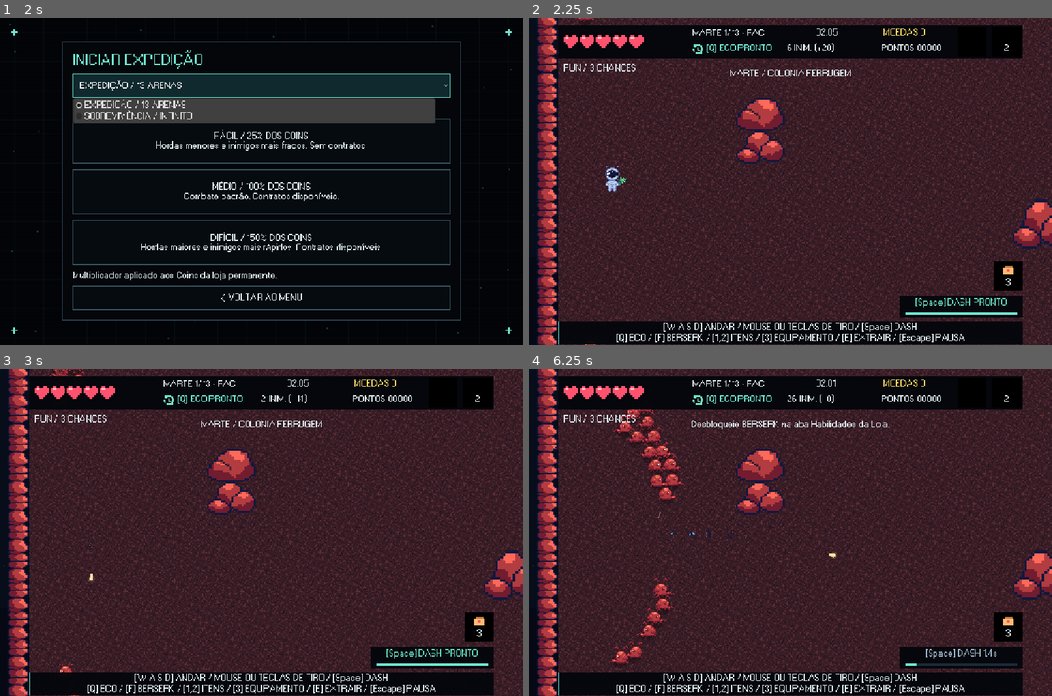
Above: before the commit, frames 1-4 (two rows, left to right).
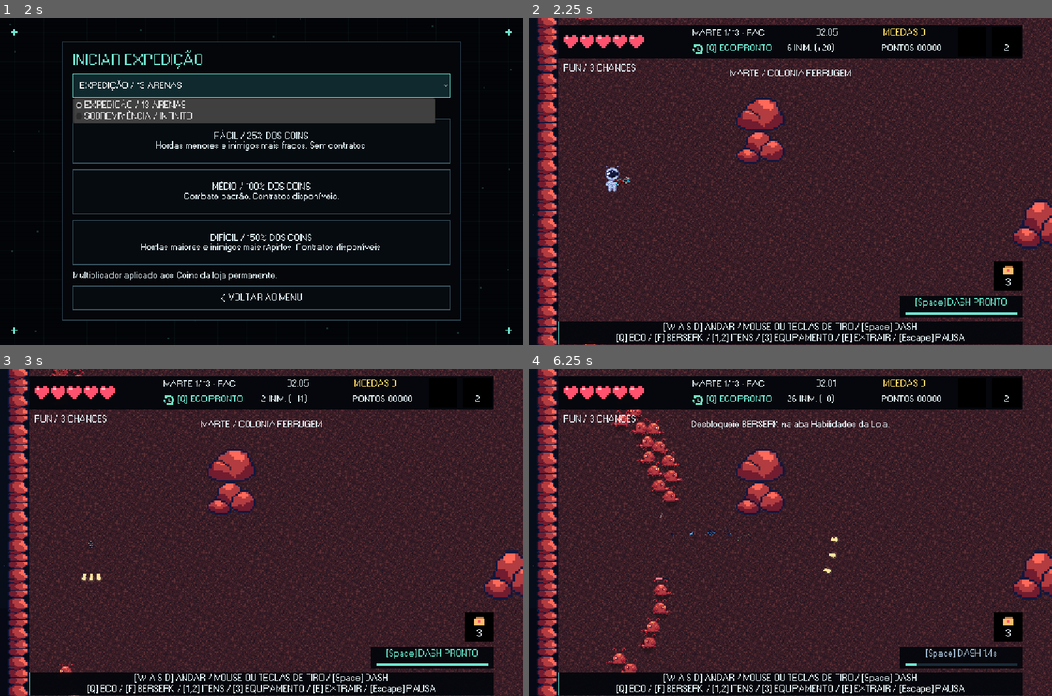
Above: after the commit, the same moments.

Repository: Honorato1337/Noctir
Game: Godot game, scene res://scenes/main.tscn
The game is run twice, just before and just after one commit, with the same random seed, the same clock (stepped at 60 frames per second) and the same inputs. Sound files missing from this copy of the repository are replaced by a short silence.
Inputs (mouse positions are in pixels of both pictures, inside the frame that each line leads up to):
- Up to frame 1 (2 s): click "INICIAR EXPEDIÇÃO >" at 0.5 s; click "EXPEDIÇÃO / 13 ARENAS" at 1.25 s
- Up to frame 2 (2.25 s): click "FÁCIL / 25% DOS COINS Hordas …" at 2 s
- Up to frame 3 (3 s): tap Enter (ui_accept) at 2.75 s; move the mouse to (376, 516) at 2.77 s; hold D (right) from 2.78 s (still down); tap Down (aim_down) at 2.85 s; click (376, 516) at 2.92 s
- Up to frame 4 (6.25 s): tap Enter (ui_accept) at 3.02, 6.02 s; tap Left (aim_left) at 3.05 s; release D (right) at 3.5 s; drag from (685, 548) to (764, 597) at 3.52 s; move the mouse to (842, 460) at 4.27 s; hold D (right) 4.28-5 s; tap Right (aim_right) at 4.35 s; click (842, 460) at 4.42 s; tap Up (aim_up) at 4.55 s; drag from (764, 597) to (633, 483) at 5.02 s; move the mouse to (947, 581) at 5.77 s; hold A (left) from 5.78 s (still down); tap F (berserk) at 5.85 s; click (947, 581) at 5.92 s; tap Space (dash) at 6.05 s

Frame 1 is identical in both runs. In frame 2, less than 0.1% of the frame differs, in the area x 16-20%, y 48-52%; in frame 3, less than 0.1%; in frame 4, 1.9%, in the area x 4-60%, y 12-93%.

Commit message:
Implementa espingarda, post-punk de Netuno e arena final de Plutao

Diff:
--- a/assets/audio/music/compositions.json
+++ b/assets/audio/music/compositions.json
@@ -10,12 +10,12 @@
   },
   {
     "file": "neptune.wav",
-    "bpm": 176,
+    "bpm": 160,
     "meter": "4/4",
     "bars": 32,
-    "seconds": 43.636371882086166,
+    "seconds": 48.0,
     "original": true,
-    "style": "electronic Brazilian choro, original melody"
+    "style": "cold minor-key post-punk, original melody"
   },
   {
     "file": "jupiter.wav",
--- a/project.godot
+++ b/project.godot
@@ -11,7 +11,7 @@
 [application]
 
 config/name="One More Orbit"
-config/version="0.2.5"
+config/version="0.2.6"
 config/use_custom_user_dir.windows=true
 config/custom_user_dir_name.windows="Godot/app_userdata/NOCTIR- One More Orbit"
 run/main_scene="res://scenes/main.tscn"
--- a/scenes/actors/player.tscn
+++ b/scenes/actors/player.tscn
@@ -1,12 +1,8 @@
-[gd_scene load_steps=6 format=3]
+[gd_scene load_steps=5 format=3]
 [ext_resource type="Script" path="res://scripts/player.gd" id="1"]
 [ext_resource type="SpriteFrames" path="res://asssets/astronauta/astronaut_frames.tres" id="2"]
 [ext_resource type="Texture2D" path="res://asssets/astronauta/pixil-frame-0.png" id="3"]
-[ext_resource type="Texture2D" path="res://assets/gun/gun.png" id="4_gun"]
-
-[sub_resource type="AtlasTexture" id="GunRegion"]
-atlas = ExtResource("4_gun")
-region = Rect2(7, 12, 10, 9)
+[ext_resource type="Texture2D" path="res://assets/gun2/pixil-frame-0.png" id="4_gun"]
 
 [node name="Player" type="Node2D"]
 script = ExtResource("1")
@@ -34,7 +30,8 @@
 texture_filter = 1
 position = Vector2(22, 0)
 scale = Vector2(2, 2)
-texture = SubResource("GunRegion")
+texture = ExtResource("4_gun")
+flip_h = true
 
 [node name="EchoWeapon" type="Node2D" parent="."]
 visible = false
@@ -45,4 +42,5 @@
 texture_filter = 1
 position = Vector2(22, 0)
 scale = Vector2(2, 2)
-texture = SubResource("GunRegion")
+texture = ExtResource("4_gun")
+flip_h = true
--- a/scenes/world/alien_throne.tscn
+++ b/scenes/world/alien_throne.tscn
@@ -8,14 +8,14 @@
 
 [node name="Arena" type="Node2D"]
 script = ExtResource("1")
-layout_name = "NEXO / TRONO DO DEUS ALIENIGENA"
-sector_index = 3
+layout_name = "NEXO / PLANÍCIE DA CONVERGÊNCIA"
+sector_index = 4
 
 [node name="Floor" type="ColorRect" parent="."]
 offset_left = 64.0
 offset_top = 104.0
-offset_right = 1856.0
-offset_bottom = 1192.0
+offset_right = 2112.0
+offset_bottom = 1448.0
 mouse_filter = 2
 color = Color(0.12, 0.10, 0.15, 1)
 
@@ -23,74 +23,117 @@
 script = ExtResource("2_decor")
 
 [node name="Border" type="Line2D" parent="."]
-points = PackedVector2Array(64,104,1856,104,1856,1192,64,1192,64,104)
+points = PackedVector2Array(64,104,1600,104,1600,1000,64,1000,64,104)
 width = 4.0
 default_color = Color(0.6, 0.8, 0.8, 1)
 
 [node name="Obstacles" type="Node2D" parent="."]
 
 
-[node name="PillarA" type="ColorRect" parent="Obstacles"]
-offset_left = 400.0
-offset_top = 244.0
-offset_right = 544.0
-offset_bottom = 348.0
-mouse_filter = 2
-color = Color(0.25, 0.28, 0.32, 1)
-script = ExtResource("3_cover")
 
-[node name="PillarB" type="ColorRect" parent="Obstacles"]
-offset_left = 1120.0
-offset_top = 244.0
-offset_right = 1264.0
-offset_bottom = 348.0
-mouse_filter = 2
-color = Color(0.25, 0.28, 0.32, 1)
-script = ExtResource("3_cover")
-
-[node name="Cover3" type="ColorRect" parent="Obstacles"]
-offset_left = 400.0
-offset_top = 756.0
-offset_right = 544.0
-offset_bottom = 860.0
-mouse_filter = 2
-color = Color(0.25, 0.28, 0.32, 1)
-script = ExtResource("3_cover")
-
-[node name="Cover4" type="ColorRect" parent="Obstacles"]
-offset_left = 1120.0
-offset_top = 756.0
-offset_right = 1264.0
-offset_bottom = 860.0
-mouse_filter = 2
-color = Color(0.25, 0.28, 0.32, 1)
-script = ExtResource("3_cover")
 
 [node name="PlayerSpawn" type="Marker2D" parent="."]
-position = Vector2(184, 648)
+position = Vector2(1088, 680)
 gizmo_extents = 24.0
 
 [node name="Portal" type="Marker2D" parent="."]
-position = Vector2(1784, 648)
+position = Vector2(2016, 776)
 gizmo_extents = 24.0
 
 [node name="BossSpawn" type="Marker2D" parent="."]
-position = Vector2(1568, 648)
+position = Vector2(1600, 680)
 gizmo_extents = 24.0
 
 [node name="SpawnGates" type="Node2D" parent="."]
 
 
 [node name="NorthWest" type="Marker2D" parent="SpawnGates"]
-position = Vector2(136, 180)
+position = Vector2(160, 218)
 
 [node name="NorthEast" type="Marker2D" parent="SpawnGates"]
-position = Vector2(1784, 180)
+position = Vector2(2016, 218)
 
 [node name="SouthWest" type="Marker2D" parent="SpawnGates"]
-position = Vector2(136, 1120)
+position = Vector2(160, 1334)
 
 [node name="SouthEast" type="Marker2D" parent="SpawnGates"]
-position = Vector2(1784, 1120)
+position = Vector2(2016, 1334)
 
 [node name="Hazards" type="Node2D" parent="."]
+
+
+[node name="Hazard1" type="Marker2D" parent="Hazards"]
+position = Vector2(997, 500)
+gizmo_extents = 54.0
+
+[node name="Hazard2" type="Marker2D" parent="Hazards"]
+position = Vector2(1195, 1052)
+gizmo_extents = 54.0
+
+
+
+
+
+[node name="FrozenRock0" type="ColorRect" parent="Obstacles"]
+offset_left = 480.0
+offset_top = 352.0
+offset_right = 640.0
+offset_bottom = 448.0
+mouse_filter = 2
+script = ExtResource("3_cover")
+
+[node name="FrozenRock1" type="ColorRect" parent="Obstacles"]
+offset_left = 896.0
+offset_top = 288.0
+offset_right = 1024.0
+offset_bottom = 384.0
+mouse_filter = 2
+script = ExtResource("3_cover")
+
+[node name="FrozenRock2" type="ColorRect" parent="Obstacles"]
+offset_left = 1504.0
+offset_top = 352.0
+offset_right = 1664.0
+offset_bottom = 448.0
+mouse_filter = 2
+script = ExtResource("3_cover")
+
+[node name="FrozenRock3" type="ColorRect" parent="Obstacles"]
+offset_left = 384.0
+offset_top = 768.0
+offset_right = 512.0
+offset_bottom = 896.0
+mouse_filter = 2
+script = ExtResource("3_cover")
+
+[node name="FrozenRock4" type="ColorRect" parent="Obstacles"]
+offset_left = 1664.0
+offset_top = 800.0
+offset_right = 1792.0
+offset_bottom = 928.0
+mouse_filter = 2
+script = ExtResource("3_cover")
+
+[node name="FrozenRock5" type="ColorRect" parent="Obstacles"]
+offset_left = 640.0
+offset_top = 1120.0
+offset_right = 800.0
+offset_bottom = 1248.0
+mouse_filter = 2
+script = ExtResource("3_cover")
+
+[node name="FrozenRock6" type="ColorRect" parent="Obstacles"]
+offset_left = 1312.0
+offset_top = 1120.0
+offset_right = 1504.0
+offset_bottom = 1216.0
+mouse_filter = 2
+script = ExtResource("3_cover")
+
+[node name="FrozenRock7" type="ColorRect" parent="Obstacles"]
+offset_left = 1056.0
+offset_top = 944.0
+offset_right = 1184.0
+offset_bottom = 1040.0
+mouse_filter = 2
+script = ExtResource("3_cover")
--- a/scripts/player.gd
+++ b/scripts/player.gd
@@ -10,7 +10,7 @@
 @export var max_health := 5
 @export var speed := 210.0
 @export var damage := 1.0
-@export var interval := 0.18
+@export var interval := 0.48
 @export_group("Visual")
 @export var use_placeholder_graphics := false
 @onready var visual: AnimatedSprite2D = $Visual
@@ -19,6 +19,20 @@
 @onready var weapon_sprite: Sprite2D = $Weapon/Sprite
 @onready var echo_weapon: Node2D = $EchoWeapon
 @onready var echo_weapon_sprite: Sprite2D = $EchoWeapon/Sprite
+const SHOTGUN_FRAMES = [
+	preload("res://assets/gun2/pixil-frame-0.png"),
+	preload("res://assets/gun2/pixil-frame-1.png"),
+	preload("res://assets/gun2/pixil-frame-2.png"),
+	preload("res://assets/gun2/pixil-frame-3.png"),
+	preload("res://assets/gun2/pixil-frame-4.png"),
+	preload("res://assets/gun2/pixil-frame-5.png"),
+	preload("res://assets/gun2/pixil-frame-6.png"),
+	preload("res://assets/gun2/pixil-frame-7.png"),
+	preload("res://assets/gun2/pixil-frame-8.png"),
+	preload("res://assets/gun2/pixil-frame-9.png")
+]
+var weapon_animation := 0.0
+var echo_weapon_frame := 0
 var echo_aim := Vector2.RIGHT
 var echo_frame := 0
 var spread := 0
@@ -55,6 +69,8 @@
 	update_animation()
 
 func _process(_delta: float) -> void:
+	if is_instance_valid(game) and game.state == "playing":
+		weapon_animation = maxf(0, weapon_animation - _delta)
 	update_animation()
 
 func update_animation() -> void:
@@ -71,6 +87,7 @@
 	weapon.rotation = aim.angle()
 	weapon.z_index = -1 if aim.y < -0.25 else 1
 	weapon_sprite.flip_v = aim.x < 0
+	weapon_sprite.texture = SHOTGUN_FRAMES[weapon_frame()]
 	if active:
 		var moving: bool = game.controls.movement().length_squared() > 0.01 or dash_time > 0
 		var animation: StringName = &"walk" if moving else &"idle"
@@ -90,6 +107,7 @@
 	echo_weapon.rotation = echo_aim.angle()
 	echo_weapon.z_index = -1 if echo_aim.y < -0.25 else 1
 	echo_weapon_sprite.flip_v = echo_aim.x < 0
+	echo_weapon_sprite.texture = SHOTGUN_FRAMES[echo_weapon_frame]
 
 func _physics_process(delta: float) -> void:
 	if not is_instance_valid(game) or game.state != "playing":
@@ -142,7 +160,7 @@
 		cooldown = interval * (0.45 if overdrive_time > 0 else 1.0)
 		shots = fire(position, aim, false)
 	# Store every physics frame: exact fire events must survive into the echo.
-	history.append({"t": clock, "pos": position, "health": health, "shots": shots, "damage": shot_damage(), "visual_frame": visual.frame, "flip_h": visual.flip_h, "aim": aim})
+	history.append({"t": clock, "pos": position, "health": health, "shots": shots, "damage": shot_damage(), "visual_frame": visual.frame, "weapon_frame": weapon_frame(), "flip_h": visual.flip_h, "aim": aim})
 	while not history.is_empty() and clock - float(history[0].t) > 5.0:
 		history.pop_front()
 	if Input.is_action_just_pressed("rewind"):
@@ -153,17 +171,22 @@
 			var frame: Dictionary = echo_frames.pop_front()
 			echo_pos = frame.pos
 			echo_frame = int(frame.get("visual_frame", 0))
+			echo_weapon_frame = int(frame.get("weapon_frame", 0))
 			echo_flip_h = bool(frame.get("flip_h",false))
 			echo_aim = frame.get("aim", aim)
 			for direction in frame.shots:
 				game.shoot(echo_pos, direction, float(frame.damage), false, true)
 	queue_redraw()
 
+func weapon_frame() -> int:
+	return clampi(int((0.5 - weapon_animation) * 20), 0, 9) if weapon_animation > 0 else 0
+
 func fire(origin: Vector2, direction: Vector2, is_echo: bool) -> Array[Vector2]:
 	if not is_echo:
 		game.play_sfx("shot", origin)
-	var directions: Array[Vector2] = [direction]
-	for i in range(1, spread + 1):
+		weapon_animation = 0.5
+	var directions: Array[Vector2] = [direction, direction.rotated(0.16), direction.rotated(-0.16)]
+	for i in range(2, spread + 2):
 		directions.append(direction.rotated(i * 0.16))
 		directions.append(direction.rotated(-i * 0.16))
 	for vector in directions:
@@ -194,6 +217,7 @@
 	echo_clock = float(first.t)
 	echo_pos = first.pos
 	echo_frame = int(first.get("visual_frame", 0))
+	echo_weapon_frame = int(first.get("weapon_frame", 0))
 	echo_flip_h = bool(first.get("flip_h",false))
 	echo_aim = first.get("aim", aim)
 	game.time_left += clock - float(first.t)
--- /dev/null
+++ b/tests/shotgun.gd
@@ -0,0 +1,51 @@
+extends SceneTree
+var failures := 0
+func _initialize() -> void: call_deferred("run")
+func check(ok: bool, detail: String) -> void:
+	print(("PASS: " if ok else "FAIL: ")+detail)
+	if not ok: failures += 1
+func run() -> void:
+	var game = load("res://scenes/main.tscn").instantiate()
+	game.smoke_mode = true
+	root.add_child(game)
+	game.set_physics_process(false)
+	game.start_run()
+	game.player.set_physics_process(false)
+	game.clear_container(game.bullets)
+	var player = game.player
+	var shots: Array[Vector2] = player.fire(player.position,Vector2.RIGHT,false)
+	check(shots.size() == 3 and game.bullets.get_child_count() == 3, "shotgun emits three pellets")
+	check(shots[1].y > 0 and shots[2].y < 0, "pellets fan out on both sides")
+	check(player.interval >= .45, "slower base cadence")
+	player._process(.15)
+	check(player.weapon_frame() == 3 and player.weapon_sprite.texture.resource_path.contains("gun2"), "authored ten-frame shotgun animation advances")
+	check(player.weapon_sprite.flip_h, "left-facing source art is aligned to rightward aim")
+	game.state = "paused"
+	player._process(1)
+	check(player.weapon_frame() == 3, "shot animation freezes on pause")
+	game.state = "playing"
+	game.apply_upgrade("spread")
+	check(player.fire(player.position,Vector2.RIGHT,false).size() == 5, "Prisma adds two pellets")
+	game.clear_container(game.bullets)
+	player.echo_frames.assign([{"t":0.0,"pos":player.position,"health":5,"shots":shots,"damage":1.0,"weapon_frame":4},{"t":100.0,"pos":player.position,"shots":[],"damage":1.0}])
+	player._physics_process(.01)
+	check(game.bullets.get_child_count() == 3 and player.echo_weapon_frame == 4, "Echo replays three pellets and original weapon frame")
+	game.start_run(false,0,"medium","endless")
+	var survival_size: Vector2 = game.arena.size
+	var survival_obstacles: Array = game.obstacles.duplicate()
+	var survival_sector: int = game.get_node("Arena").sector_index
+	game.run_mode = "campaign"
+	game.room = 12
+	game.start_room()
+	check(game.arena.size == survival_size and game.obstacles == survival_obstacles and game.get_node("Arena").sector_index == survival_sector, "arena 13 matches original survival dimensions, rocks and visual sector")
+	check(not game.blocked(game.player.position,20) and not game.get_node("Arena").route(game.player.position,game.portal,46).is_empty(), "final arena has clear spawn and navigable extraction")
+	if "--preview" in OS.get_cmdline_user_args():
+		game.player.immunity = 999
+		game.player.aim = Vector2.RIGHT
+		game.player.fire(game.player.position,Vector2.RIGHT,false)
+		for i in 4: await process_frame
+		await RenderingServer.frame_post_draw
+		root.get_texture().get_image().save_png("res://tmp/shotgun-final-arena.png")
+	game.queue_free()
+	await process_frame
+	quit(failures)
Binary file added: assets/gun2/pixil-frame-0.png
Not shown, added: assets/gun2/pixil-frame-0.png.import
Binary file added: assets/gun2/pixil-frame-1.png
Not shown, added: assets/gun2/pixil-frame-1.png.import
Binary file added: assets/gun2/pixil-frame-2.png
Not shown, added: assets/gun2/pixil-frame-2.png.import
Binary file added: assets/gun2/pixil-frame-3.png
Not shown, added: assets/gun2/pixil-frame-3.png.import
Binary file added: assets/gun2/pixil-frame-4.png
Not shown, added: assets/gun2/pixil-frame-4.png.import
Binary file added: assets/gun2/pixil-frame-5.png
Not shown, added: assets/gun2/pixil-frame-5.png.import
(and 15 more such lines)
